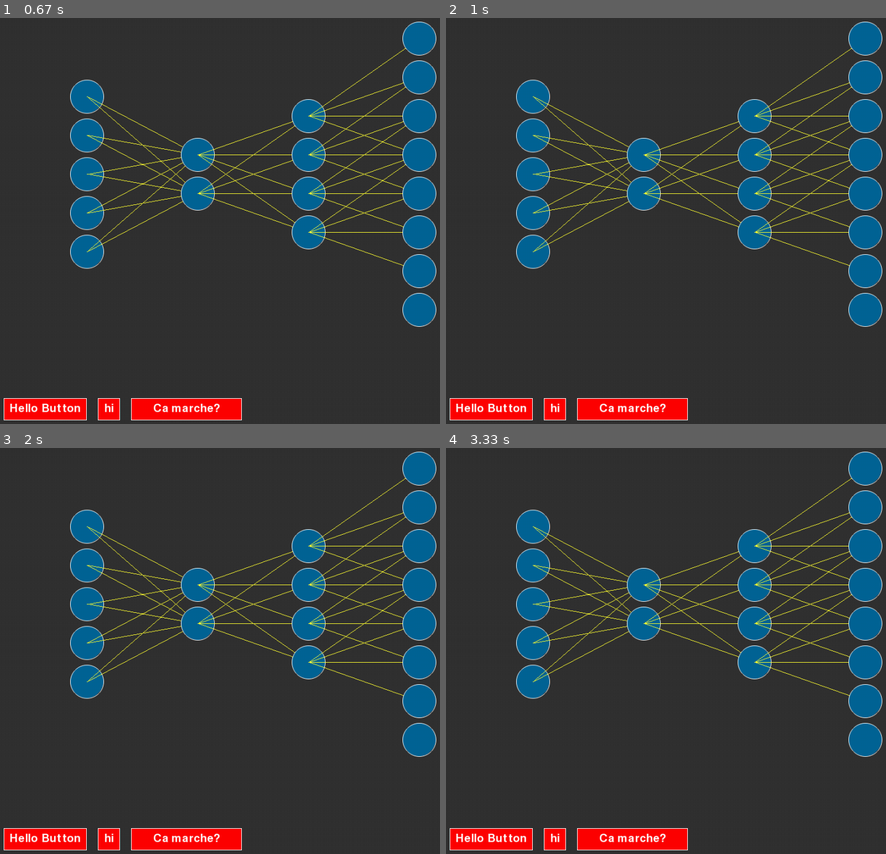
Above: before the commit, frames 1-4 (two rows, left to right).
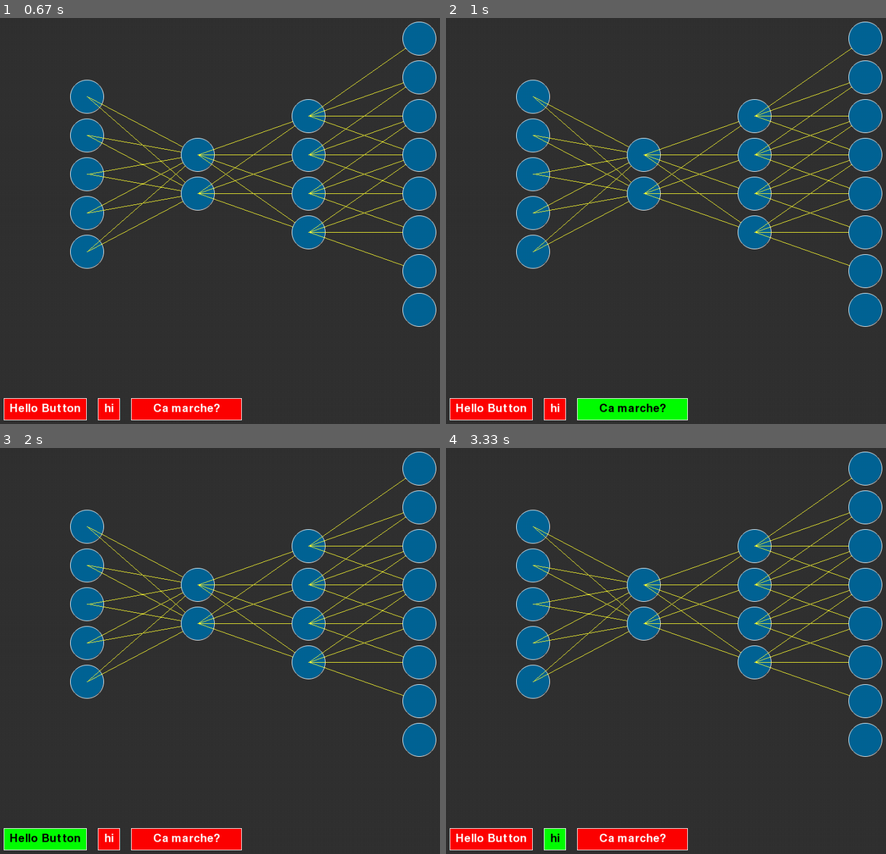
Above: after the commit, the same moments.

Repository: lnyaki/neural_nets
Game: pygame game, started from src/testLayers.py
Same seed, same stepped clock (60 frames per second), same inputs: the game is played once before the commit and once after it.
Inputs (mouse positions are in pixels of both pictures, inside the frame that each line leads up to):
- Up to frame 1 (0.67 s): press the mouse at (184, 407) at 0.37 s; move the mouse to (132, 273) at 0.47 s; release the mouse at (79, 139) at 0.6 s
- Up to frame 2 (1 s): click "Ca marche?" at 0.72 s
- Up to frame 3 (2 s): press the mouse at (110, 837) at 1.03 s; move the mouse to (286, 821) at 1.13 s; release the mouse at (outside the picture) at 1.27 s; click "Hello Button" at 1.88 s
- Up to frame 4 (3.33 s): press the mouse at (556, 837) at 2.2 s; move the mouse to (727, 651) at 2.3 s; release the mouse at (outside the picture) at 2.43 s; click "hi" at 3.05 s

Frame 1 is identical in both runs. In frame 2, 1.3% of the frame differs, in the area x 29-55%, y 93-100%; in frame 3, 1.0%; in frame 4, 0.3%.

Commit message:
Addition of colors file. Handling of hover/unhover

Diff:
--- a/src/button.py
+++ b/src/button.py
@@ -1,18 +1,24 @@
 import pygame
+import colors
 from interactiveElement import InteractiveElement
 
 class Button(InteractiveElement):
+
 	pygame.init()
 	font = pygame.font.Font('freesansbold.ttf',20)
 
 	def __init__(self,text, dimension,position=(0,0)):
 		super().__init__(position)
+		self.borderColor = colors.WHITE
+		self.textColor 	= colors.WHITE
+		self.backgroundColor = colors.RED
 		self.textValue 	= text
 		self.textObject = self.getTextObject(text,self.font)
 		self.dimension 	= dimension
 		self.rectangle 	= pygame.Rect(self.position[0], self.position[1],self.dimension[0],self.dimension[1])
 		self.container 	= None
 		self.relativePosition = (0,0)
+
 
 	def checkCollision(self,position):
 		return self.rectangle.collidepoint(position[0],position[1])
@@ -22,6 +28,13 @@
 
 	def hover(self):
 		print("Test hover : "+self.textValue)
+		self.setTextColor(colors.BLACK)
+		self.setBackground(colors.GREEN)
+
+	def unHover(self):
+		print("Quitting : "+self.textValue)
+		self.setTextColor(colors.WHITE)
+		self.setBackground(colors.RED)
 
 	def setContainer(self,container):
 		super().setContainer(container)
@@ -32,11 +45,18 @@
 		print(str(self.rectangle))
 		self.rectangle = pygame.Rect(self.container.position[0]+position[0],self.container.position[1]+position[1],self.dimension[0],self.dimension[1])
 
+	def setTextColor(self, color):
+		self.textColor 	= color
+		self.textObject = self.getTextObject(self.textValue,self.font)
+
+	def setBackground(self,color):
+		self.backgroundColor = color
+
 	def getTextObject(self,text,font):
-		textSurface = font.render(text,True,(255,255,255))
+		textSurface = font.render(text,True,self.textColor)
 		return textSurface
 
 	def draw(self, gameDisplay):
-		pygame.draw.rect(gameDisplay,(255,0,0),self.rectangle)
-		pygame.gfxdraw.rectangle(gameDisplay,self.rectangle,(255,255,255))
+		pygame.draw.rect(gameDisplay,self.backgroundColor,self.rectangle)
+		pygame.gfxdraw.rectangle(gameDisplay,self.rectangle,self.borderColor)
 		gameDisplay.blit(self.textObject, self.textObject.get_rect(center=self.rectangle.center))
--- /dev/null
+++ b/src/colors.py
@@ -0,0 +1,6 @@
+
+WHITE 	= (255,255,255)
+BLACK 	= (0,0,0)
+RED 	= (255,0,0)
+GREEN 	= (0,255,0)
+BLUE 	= (0,0,255)
--- a/src/interactiveElement.py
+++ b/src/interactiveElement.py
@@ -8,6 +8,9 @@
 		pass
 
 	def hover(self):
+		pass
+
+	def unHover(self):
 		pass
 
 	def checkCollision(self,position):
--- a/src/testLayers.py
+++ b/src/testLayers.py
@@ -12,7 +12,8 @@
 	"hoverableElements" : [],
 	"hoveredElements" : [],
 	"clickableElements" : [],
-	"clickedElements" : []
+	"clickedElements" : [],
+	"mouseDown" : []
 }
 
 GUIelements			= []
@@ -83,11 +84,26 @@
 def handleMouseEvents(event,guiElements):
 
 	if(event.type == pygame.MOUSEMOTION):
-		hoveredElements = getHoveredElement(pygame.mouse.get_pos(),guiElements)
+		handleHover(pygame.mouse.get_pos(),guiElements)
 
-		if(hoveredElements):
-			for elt in hoveredElements:
-				elt.hover()
+def handleHover(mousePosition,guiElements):
+	hoveredElements = getHoveredElement(mousePosition,guiElements)
+
+	if(hoveredElements):
+		applyHover(hoveredElements)
+
+	applyUnHover(INTERACTIONS["hoveredElements"],hoveredElements)
+	INTERACTIONS["hoveredElements"] = hoveredElements
+
+def applyUnHover(previouslyHovered, currentlyHovered):
+	for elt in previouslyHovered:
+		if not elt in currentlyHovered:
+			elt.unHover()
+
+
+def applyHover(hoverList):
+	for elt in hoverList:
+		elt.hover()
 
 def getHoveredElement(mousePosition, hoverable_elements):
 	hoveredElements = []
